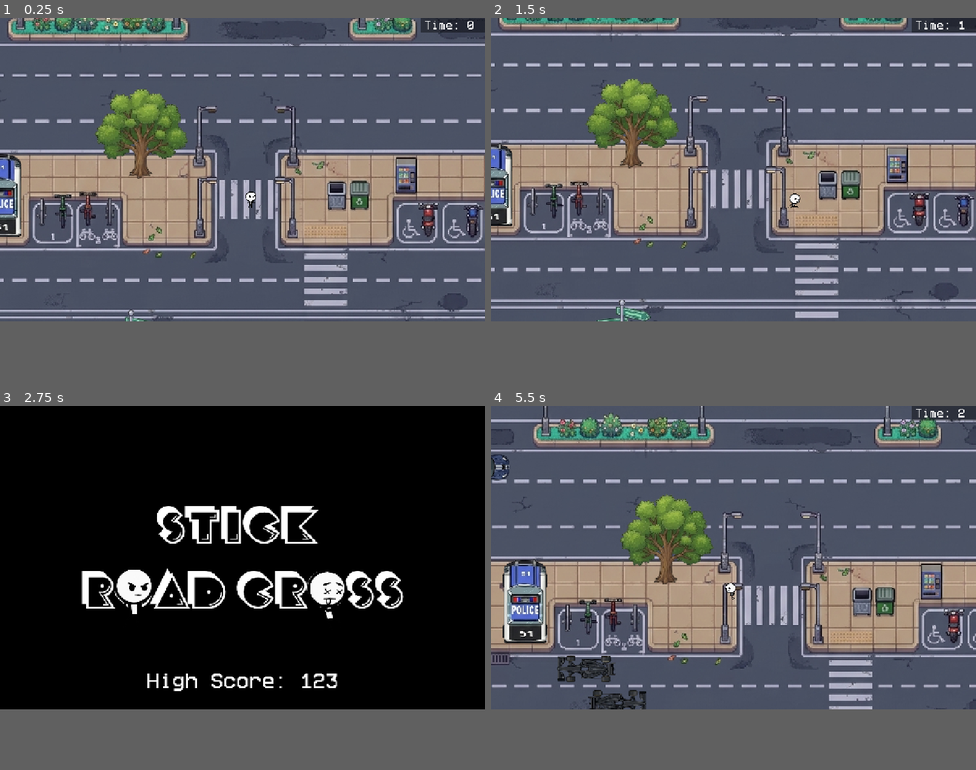
Above: before the commit, frames 1-4 (two rows, left to right).
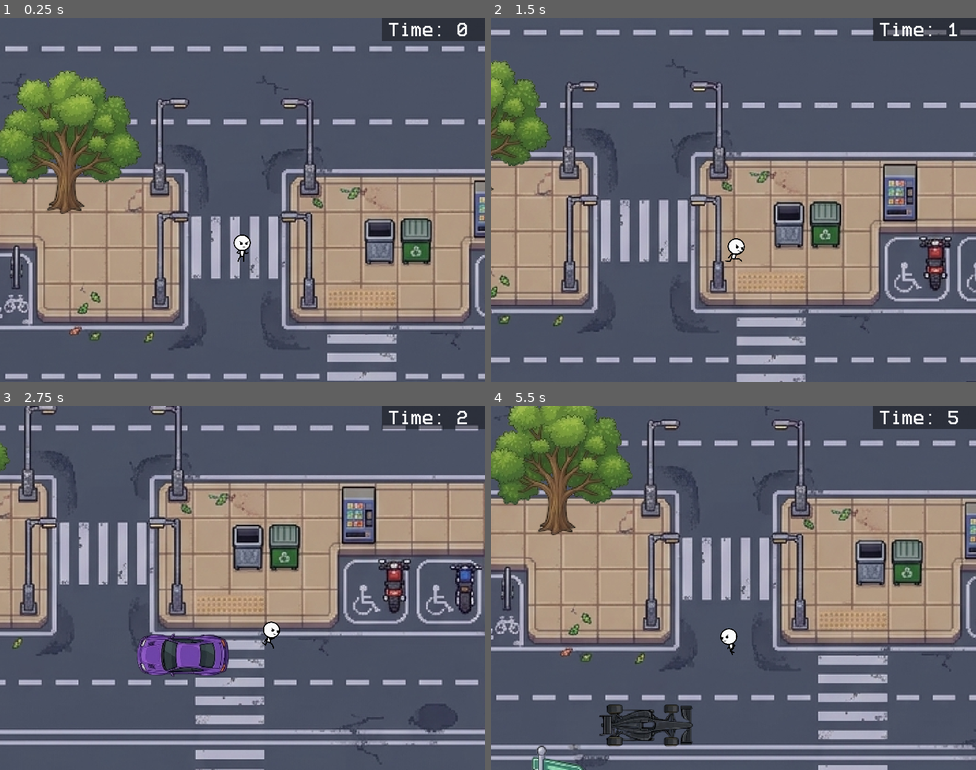
Above: after the commit, the same moments.

Repository: KramStyles/Godot-Tutorials
Game: Godot game, scene res://scenes/main.tscn
Two runs of this game, one before a commit and one after it. Both use one fixed random seed, a clock stepped at 60 frames per second and the inputs below.
Inputs:
- Up to frame 1 (0.25 s): no input
- Up to frame 2 (1.5 s): tap Enter (ui_accept) at 0.5, 0.6, 0.77, 1.07, 1.35 s; hold D (move_right) 0.53-1.28 s; hold S (move_down) from 1.28 s (still down)
- Up to frame 3 (2.75 s): tap Enter (ui_accept) at 1.52, 1.82, 2.1 s; release S (move_down) at 2.03 s; hold D (move_right) from 2.03 s (still down)
- Up to frame 4 (5.5 s): release D (move_right) at 2.78 s; hold W (move_up) 2.78-3.53 s; tap Enter (ui_accept) at 2.85, 3.02, 3.32, 3.6, 3.77, 4.07, 4.35, 4.52, 4.82, 5.1 s; hold A (move_left) 3.53-5.03 s; hold S (move_down) from 5.03 s (still down)
In our replay, the window is 800x500 before the commit and 800x600 after it. These sizes can differ from the game's own. Grey fills any space a smaller window leaves; there, only what the larger window draws over its background counts as a difference.

The runs differ from the first frame. In frame 1, 53% of the frame differs, in the area x 0-100%, y 0-100%; in frame 2, 51%; in frame 3, 86%; in frame 4, 55%.

Commit message:
added global with score but dying is not playing

Diff:
--- a/005-frogger-clear-code/project.godot
+++ b/005-frogger-clear-code/project.godot
@@ -15,10 +15,14 @@
 config/features=PackedStringArray("4.7", "Forward Plus")
 config/icon="res://icon.svg"
 
+[autoload]
+
+Global="*uid://bi2blg1bxhfmi"
+
 [display]
 
-window/size/viewport_width=1280
-window/size/viewport_height=800
+window/size/viewport_width=800
+window/size/viewport_height=600
 window/stretch/mode="canvas_items"
 window/stretch/aspect="expand"
 
--- /dev/null
+++ b/005-frogger-clear-code/scenes/global.tscn
@@ -0,0 +1,6 @@
+[gd_scene format=3 uid="uid://bi2blg1bxhfmi"]
+
+[ext_resource type="Script" uid="uid://2l8j2k1cq20d" path="res://scripts/global.gd" id="1_4pk28"]
+
+[node name="Global" type="Node" unique_id=1452471184]
+script = ExtResource("1_4pk28")
--- a/005-frogger-clear-code/scenes/title.tscn
+++ b/005-frogger-clear-code/scenes/title.tscn
@@ -67,7 +67,7 @@
 offset_bottom = 775.0
 texture = ExtResource("3_pyl7j")
 
-[node name="Label2" type="Label" parent="." unique_id=144705715]
+[node name="TimeLabel" type="Label" parent="." unique_id=144705715]
 layout_mode = 1
 anchors_preset = -1
 anchor_left = 0.5
@@ -81,4 +81,4 @@
 grow_vertical = 0
 theme_override_fonts/font = ExtResource("4_pyl7j")
 theme_override_font_sizes/font_size = 45
-text = "High Score: 123"
+text = "High Score: 0"
--- /dev/null
+++ b/005-frogger-clear-code/scripts/global.gd
@@ -0,0 +1,3 @@
+extends Node
+
+var user_score := '0'
--- a/005-frogger-clear-code/scripts/main.gd
+++ b/005-frogger-clear-code/scripts/main.gd
@@ -21,8 +21,14 @@
 
 
 func go_to_title(body):
+	# Wait specifically for the "die" animation to finish playing
+
+	# Save score and switch scenes AFTER the animation completes
+	Global.user_score = "Game Over: {score}".format({"score": time_started})
 	body.animated_sprite.play("die")
-	call_deferred("change_scene")
+	await body.animated_sprite.animation_finished
+	print("reaching")
+	change_scene()
 	# Not working
 	#await body.animated_sprite.animation_finished
 
@@ -39,6 +45,7 @@
 
 
 func _on_finish_area_body_entered(_body: Node2D) -> void:
+	Global.user_score = "High Score: {score}".format({"score": time_started})
 	call_deferred("change_scene")
 
 
--- a/005-frogger-clear-code/scripts/title.gd
+++ b/005-frogger-clear-code/scripts/title.gd
@@ -4,5 +4,6 @@
 
 # Called every frame. 'delta' is the elapsed time since the previous frame.
 func _process(delta: float) -> void:
+	$TimeLabel.text = Global.user_score
 	if Input.is_action_just_pressed("ui_accept"):
 		get_tree().change_scene_to_file("res://scenes/main.tscn")
Not shown, added: 005-frogger-clear-code/scripts/global.gd.uid
